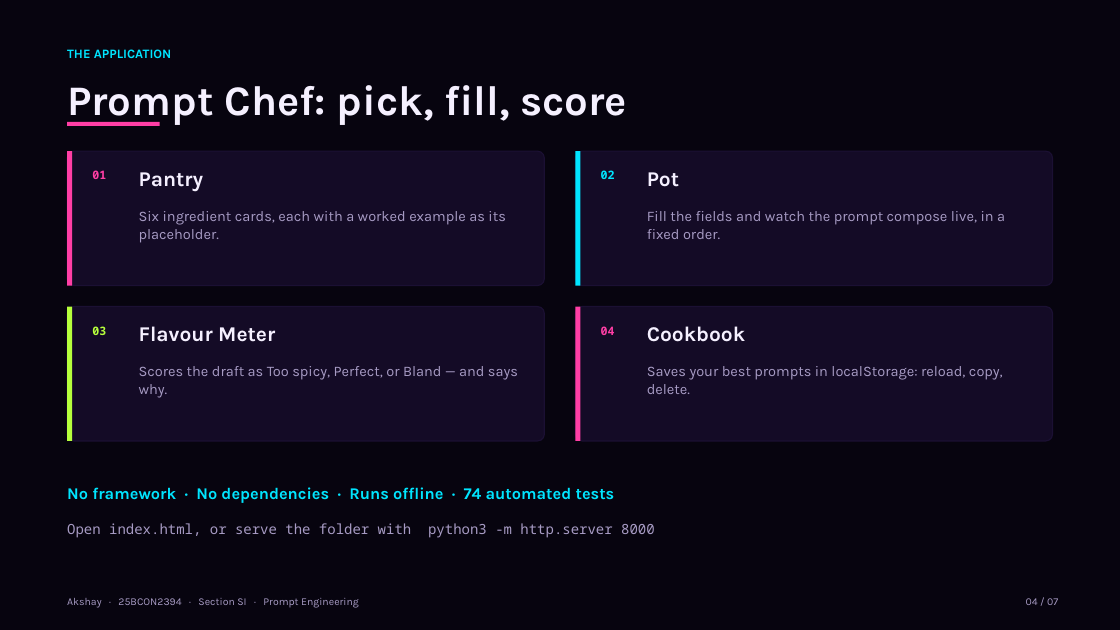
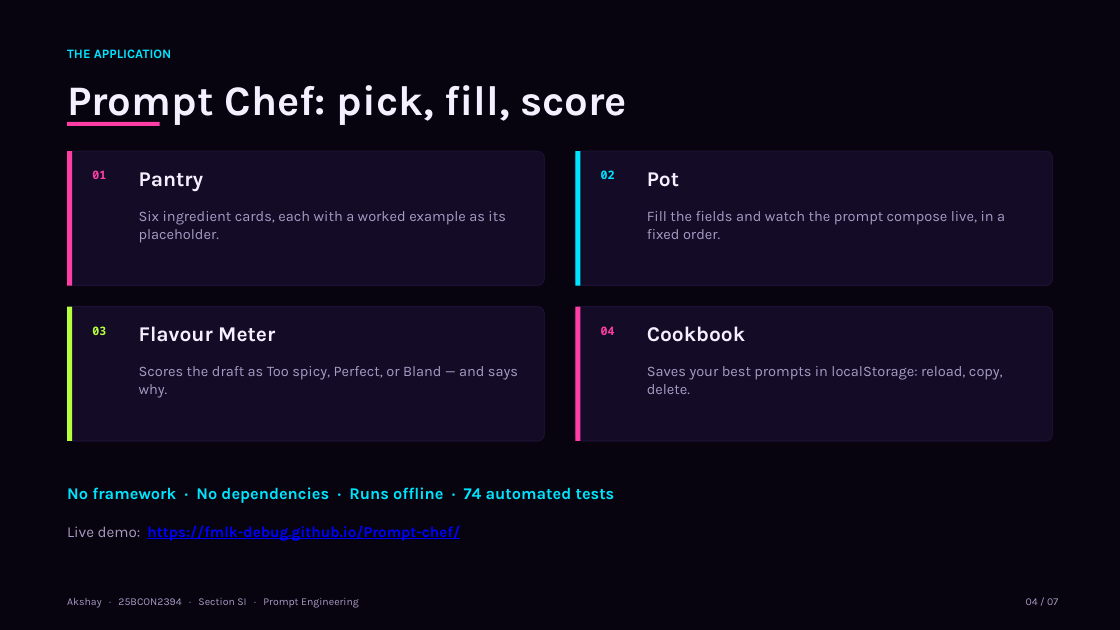
Before and after one commit to FMLK-Debug/Prompt-chef, a slide deck: slide 4 of Prompt-Chef-Presentation.pptx. Drawn at 1120x630 pixels with LibreOffice and Linux fonts; fonts in the diff are those of the drawing. Boxes give left, top, right and bottom in pixels: in the first picture for what was removed or moved away, otherwise in the second. Text is boxed around its words. In the diff, an @@ line names an element or a change of style, - is before the commit and + after.

Commit message:
Add live demo link to presentation, report and README

```diff
--- a/Prompt-Chef-Presentation.pptx
+++ b/Prompt-Chef-Presentation.pptx
@@ text at [67, 525, 460, 541]: text changed; size 12 to 13 pt; font Noto Sans Mono to Karla; text colour #A79BC4 to #0000FF; bold on @@
-Open index.html, or serve the folder with python3 -m http.server 8000
+Live demo: https://fmlk-debug.github.io/Prompt-chef/
```
Also in this commit, not shown: 2 other slides changed, 3 other files.
